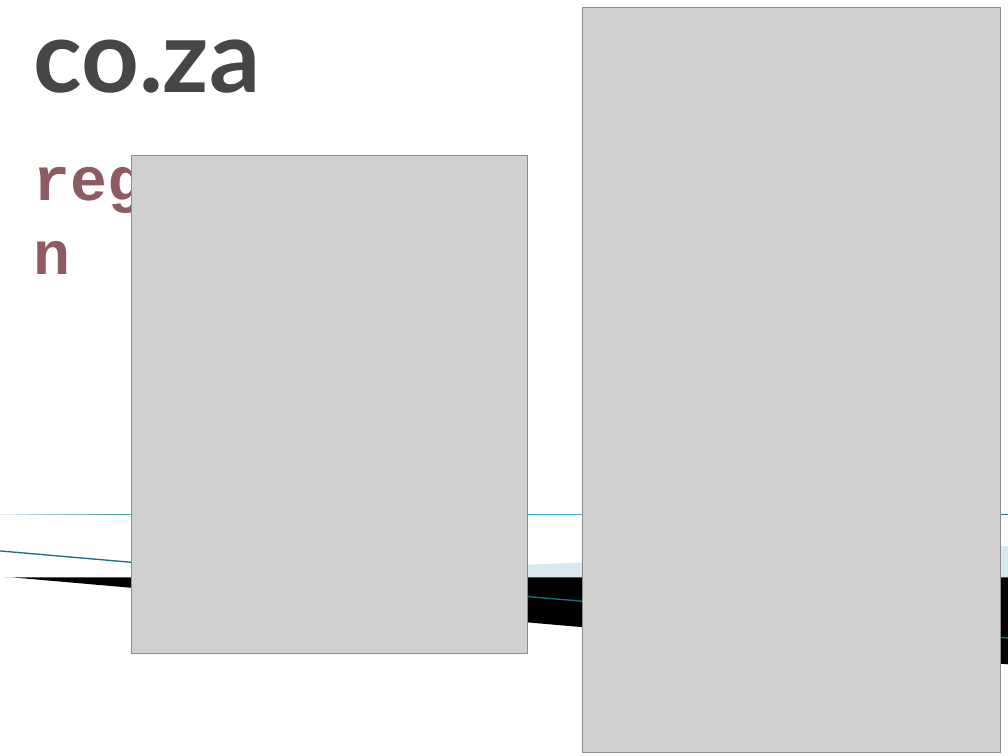
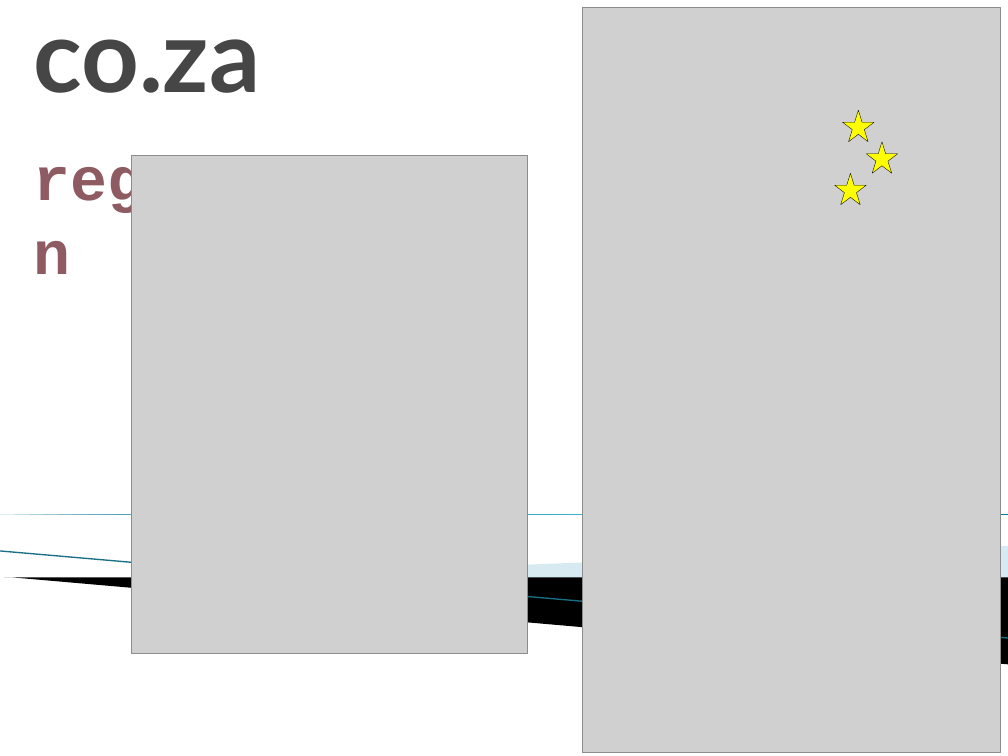
Before and after one commit to Leeuw-Maluleka/lsdc, a slide deck: slide 7 of Resources/Online Registration.pptx. Drawn at 1008x756 pixels with LibreOffice and Linux fonts; fonts in the diff are those of the drawing; grey boxes stand for pictures; background and template pictures are left out. Boxes give left, top, right and bottom in pixels: in the first picture for what was removed or moved away, otherwise in the second. Text is boxed around its words. In the diff, an @@ line names an element or a change of style, - is before the commit and + after.

Commit message:
Reverted to original menu and updated presentation

```diff
--- a/Resources/Online Registration.pptx
+++ b/Resources/Online Registration.pptx
@@ star added at <box>843,110,874,141</box>, fill #FFFF00, outline #000000 0.25 pt @@
@@ star added at <box>866,142,897,173</box>, fill #FFFF00, outline #000000 0.25 pt @@
@@ star added at <box>835,173,866,205</box>, fill #FFFF00, outline #000000 0.25 pt @@
```
Also in this commit, not shown: 1 other file.
